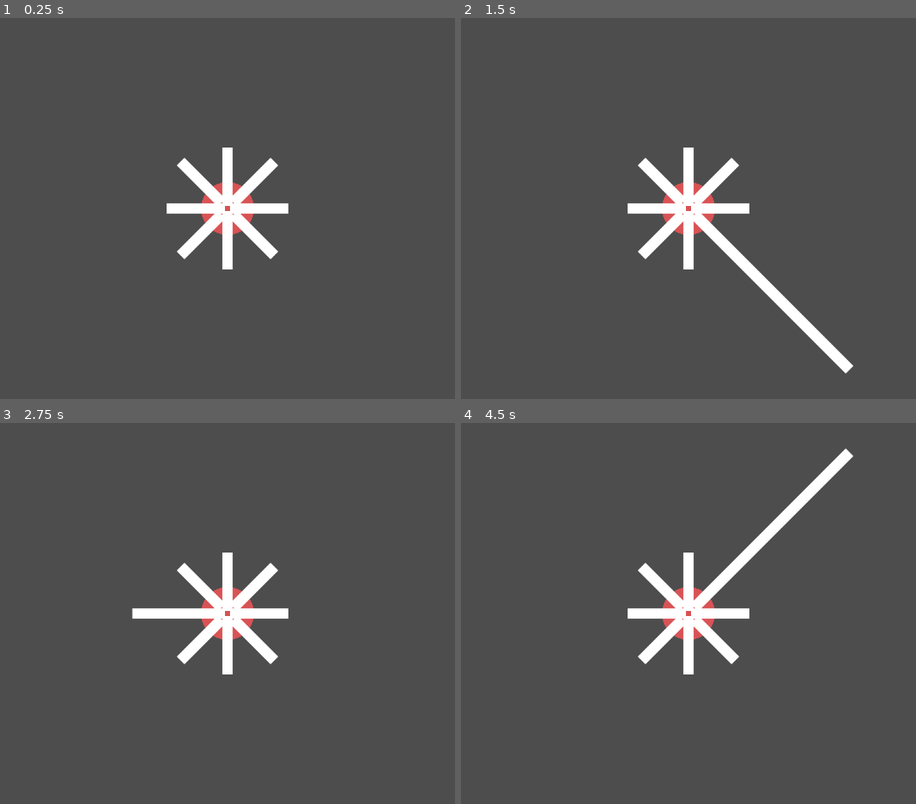
Above: before the commit, frames 1-4 (two rows, left to right).
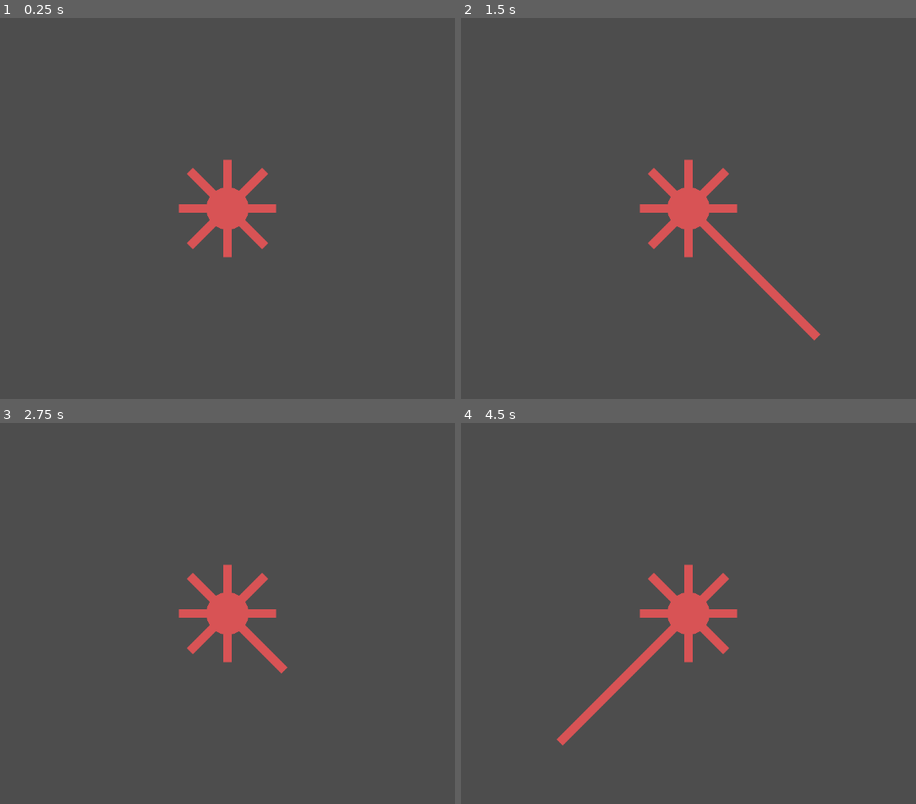
Above: after the commit, the same moments.

Repository: JMeyers215/Re-Charge-One-Button-Jam
Game: Godot game, scene res://Scenes/main.tscn
The game is run twice, just before and just after one commit, with the same random seed, the same clock (stepped at 60 frames per second) and the same inputs. This scene is started directly instead of the project's main scene.
Inputs:
- Up to frame 1 (0.25 s): no input
- Up to frame 2 (1.5 s): tap Enter at 0.5 s; hold Space (one_button) 0.53-1.28 s; tap Space (one_button) at 1.35 s
- Up to frame 3 (2.75 s): tap Space (one_button) at 2 s; hold Space (one_button) from 2.03 s (still down)
- Up to frame 4 (4.5 s): release Space (one_button) at 2.78 s; tap Space (one_button) at 2.85, 4.35 s; tap Enter at 3.5 s; hold Space (one_button) 3.53-4.28 s

The runs differ from the first frame. In frame 1, 3.0% of the frame differs, in the area x 36-64%, y 34-66%; in frame 2, 4.1%; in frame 3, 3.3%; in frame 4, 4.7%, in the area x 21-87%, y 6-85%.

Commit message:
Added Pause and Slap Delay Functionality

Diff:
--- a/Scenes/main.tscn
+++ b/Scenes/main.tscn
@@ -8,4 +8,4 @@
 
 [node name="Squid" parent="." instance=ExtResource("1_mkjhi")]
 position = Vector2(640, 360)
-scale = Vector2(10, 10)
+scale = Vector2(8, 8)
--- a/Scenes/squid.tscn
+++ b/Scenes/squid.tscn
@@ -1,9 +1,12 @@
-[gd_scene load_steps=4 format=3 uid="uid://dp3ptl2tfsabl"]
+[gd_scene load_steps=5 format=3 uid="uid://dp3ptl2tfsabl"]
 
 [ext_resource type="Script" path="res://Scripts/squid.gd" id="1_40ml4"]
 [ext_resource type="PackedScene" uid="uid://dyvb0uf478jwr" path="res://Scenes/tentacle.tscn" id="2_1oqsb"]
 
 [sub_resource type="SphereMesh" id="SphereMesh_1n2j5"]
+
+[sub_resource type="CircleShape2D" id="CircleShape2D_rtdmi"]
+radius = 7.0
 
 [node name="Squid" type="Node2D" node_paths=PackedStringArray("tentacle_counter")]
 script = ExtResource("1_40ml4")
@@ -56,4 +59,14 @@
 wait_time = 0.5
 autostart = true
 
+[node name="Area2D" type="Area2D" parent="."]
+
+[node name="CollisionShape2D" type="CollisionShape2D" parent="Area2D"]
+shape = SubResource("CircleShape2D_rtdmi")
+
+[node name="SlapTimer" type="Timer" parent="."]
+wait_time = 0.2
+one_shot = true
+
 [connection signal="timeout" from="Tentacle_Counter" to="." method="_on_tentacle_counter_timeout"]
+[connection signal="timeout" from="SlapTimer" to="." method="_on_slap_timer_timeout"]
--- a/Scenes/tentacle.tscn
+++ b/Scenes/tentacle.tscn
@@ -13,16 +13,14 @@
 script = ExtResource("1_1hd8r")
 
 [node name="SmallTentacle" type="Node2D" parent="."]
+modulate = Color(0.847059, 0.32549, 0.333333, 1)
 
 [node name="MeshInstance2D" type="MeshInstance2D" parent="SmallTentacle"]
 mesh = SubResource("BoxMesh_2b71e")
 
-[node name="SmallCollision" type="CollisionShape2D" parent="."]
-position = Vector2(0.0113636, 0)
-shape = SubResource("RectangleShape2D_cskv8")
-
 [node name="LargeTentacle" type="Node2D" parent="."]
 visible = false
+modulate = Color(0.847059, 0.32549, 0.333333, 1)
 
 [node name="MeshInstance2D" type="MeshInstance2D" parent="LargeTentacle"]
 position = Vector2(1.38636, 0)
@@ -36,6 +34,7 @@
 
 [node name="MediumTentacle" type="Node2D" parent="."]
 visible = false
+modulate = Color(0.847059, 0.32549, 0.333333, 1)
 
 [node name="MeshInstance2D" type="MeshInstance2D" parent="MediumTentacle"]
 position = Vector2(0.295455, 0)
--- a/Scripts/mainmanager.gd
+++ b/Scripts/mainmanager.gd
@@ -1,16 +1,25 @@
 extends Node2D
 
+var unpause_counter : int = 1
 var pause_counter : int = 1
-var paused : bool = false
+@export var paused : bool = false
 
 func _input(event):
 	if Input.is_action_pressed("one_button") && paused == false:
 		pause_counter += 1
-		if pause_counter == 20:
+		if pause_counter == 30:
 			paused = true
 			$Squid.tentacle_counter.paused = true
 	elif Input.is_action_just_released("one_button") && paused == false:
 		pause_counter = 1
 
+	if Input.is_action_pressed("one_button") && paused == true:
+		unpause_counter += 1
+		if unpause_counter == 50:
+			paused = false
+			$Squid.tentacle_counter.paused = false
+	elif Input.is_action_just_released("one_button") && paused == true:
+		unpause_counter = 1
+
 func _physics_process(delta):
 	pass
--- a/Scripts/squid.gd
+++ b/Scripts/squid.gd
@@ -15,12 +15,14 @@
 			tentacle.extended = false
 
 func _input(event):
-	if Input.is_action_just_pressed("one_button"):
+	if Input.is_action_just_pressed("one_button") && $"..".paused == false:
 		extend_tentacle()
 	elif Input.is_action_pressed("one_button"):
 		pass
 
 func extend_tentacle():
+	tentacle_counter.stop()
+	$SlapTimer.start()
 	for tentacle in squid:
 		if tentacle.tentacle_id == tentacle_id && tentacle.slap == false:
 			tentacle.slap = true
@@ -31,3 +33,7 @@
 	if tentacle_id > 8:
 		tentacle_id = 1
 	print(tentacle_id)
+
+
+func _on_slap_timer_timeout() -> void:
+	tentacle_counter.start()
--- a/Scripts/tentacle.gd
+++ b/Scripts/tentacle.gd
@@ -1,4 +1,6 @@
 extends CharacterBody2D
+
+class_name Tentacle
 
 @export var tentacle_id : int
 @export var extended : bool = false
@@ -8,23 +10,19 @@
 func _physics_process(delta):
 	if slap == true:
 		$SmallTentacle.visible = false
-		$SmallCollision.visible = false
 		$LargeTentacle.visible = true
 		$LargeCollision.visible = true
 	elif slap == false:
 		$SmallTentacle.visible = true
-		$SmallCollision.visible = true
 		$LargeTentacle.visible = false
 		$LargeCollision.visible = false
 
 	if extended == true:
 		$MediumTentacle.visible = true
 		$SmallTentacle.visible = false
-		$SmallCollision.visible = false
 	elif extended == false:
 		$MediumTentacle.visible = false
 		$SmallTentacle.visible = true
-		$SmallCollision.visible = true
 
 func _on_slap_extension_timeout():
 	slap = false
